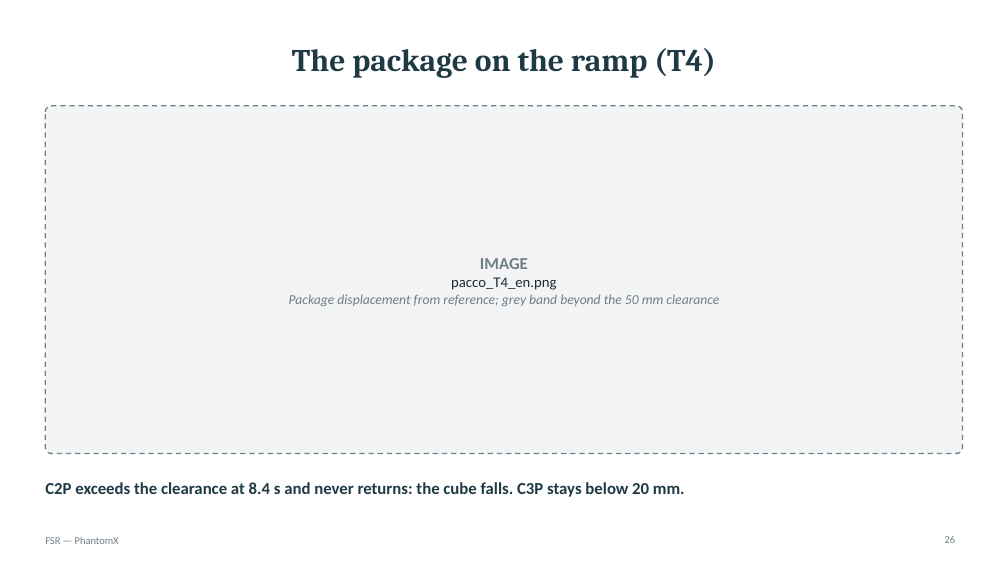
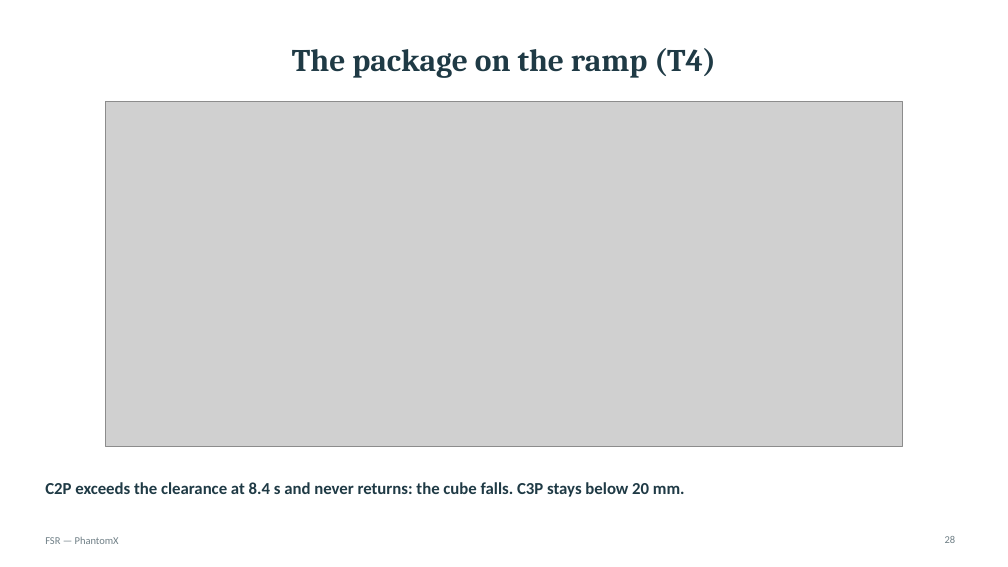
Before and after one commit to eroscribello/FSR, a slide deck: slide 28 of presentazione/FSR_phantomx_presentation.pptx (slide 26 before the commit). Drawn at 1008x567 pixels with LibreOffice and Linux fonts; fonts in the diff are those of the drawing; grey boxes stand for pictures. Boxes give left, top, right and bottom in pixels: in the first picture for what was removed or moved away, otherwise in the second. Text is boxed around its words. In the diff, an @@ line names an element or a change of style, - is before the commit and + after.

```diff
--- a/presentazione/FSR_phantomx_presentation.pptx
+++ b/presentazione/FSR_phantomx_presentation.pptx
@@ rounded rectangle removed at bbox=[45, 106, 963, 454] @@
@@ picture added at bbox=[105, 101, 903, 446] @@
@@ text removed at bbox=[289, 258, 719, 306] @@
-IMAGE
-pacco_T4_en.png
-Package displacement from reference; grey band beyond the 50 mm clearance
```
Also in this commit, not shown: 24 other slides changed, 4 slides added, 2 slides removed, 3 other files.
